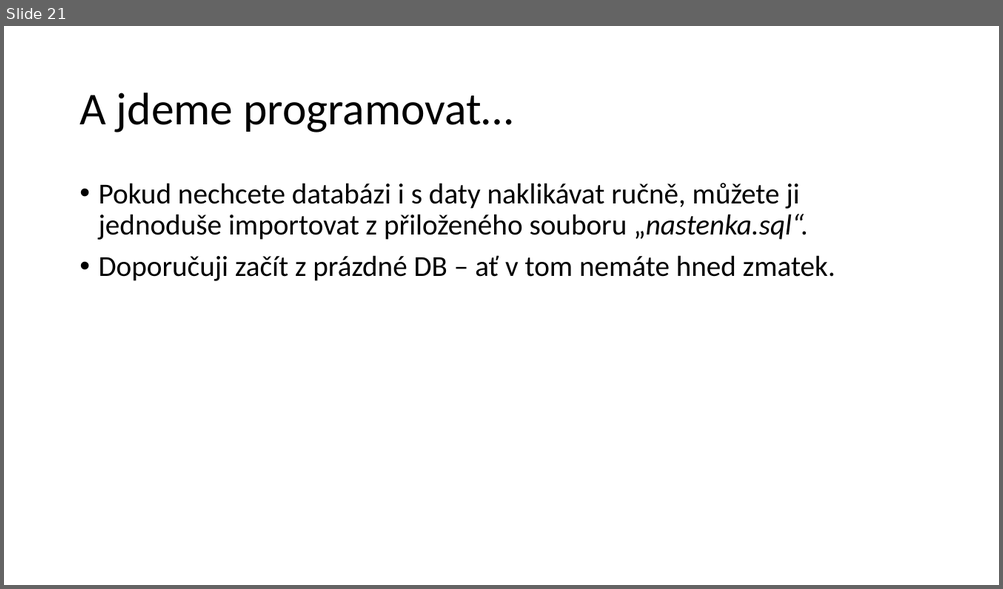
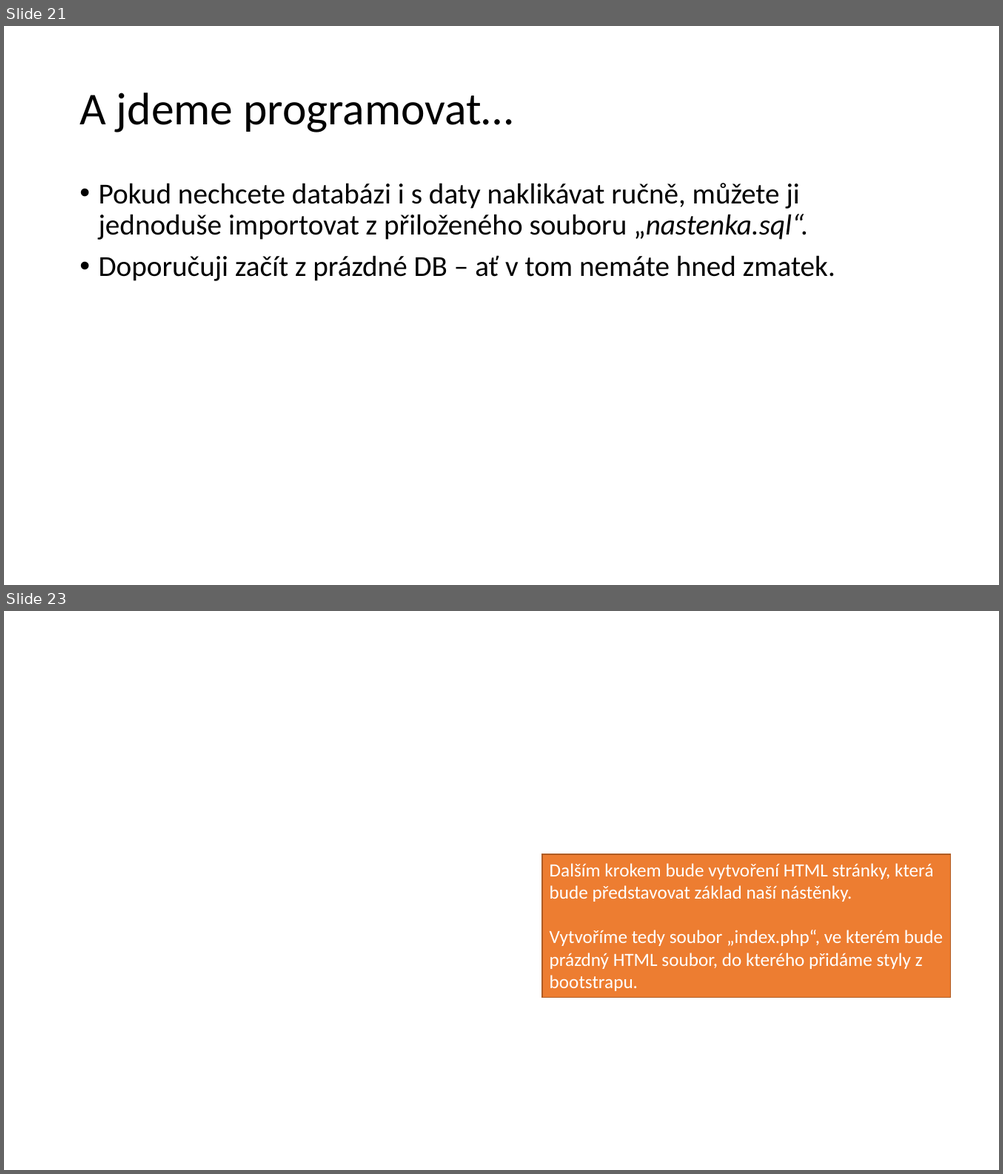
Before and after one commit to 4iz278/cviceni, a slide deck: 05-sql-databaze/05-aplikace-nastenka/prezentace-postup-vyvoje-nastenka.pptx. Shown one above the other, each under a label of ours: slide 21 before the commit, slides 21 and 23 after it; the slides between them are not shown. The pictures are 1003x589 and 1003x1174 pixels, drawn with LibreOffice and Linux fonts; fonts in the diff are those of the drawing; background and template pictures are left out. Boxes give left, top, right and bottom in pixels: in the first picture for what was removed or moved away, otherwise in the second. Text is boxed around its words. In the diff, an @@ line names an element or a change of style, - is before the commit and + after.

Commit message:
prezentace vytvoření výpisu příspěvků

```diff
--- a/05-sql-databaze/05-aplikace-nastenka/prezentace-postup-vyvoje-nastenka.pptx
+++ b/05-sql-databaze/05-aplikace-nastenka/prezentace-postup-vyvoje-nastenka.pptx
@@ slide 23 added at [4,611,999,1170], background picture (left out) @@
@@ rectangle added at [542,855,950,998], fill #ED7D31, outline #AF5C24 1 pt, 18 pt, text #FFFFFF @@
+Dalším krokem bude vytvoření HTML stránky, která bude představovat základ naší nástěnky.
+Vytvoříme tedy soubor „index.php“, ve kterém bude prázdný HTML soubor, do kterého přidáme styly z bootstrapu.
```
Also in this commit, not shown: 21 other slides added.
